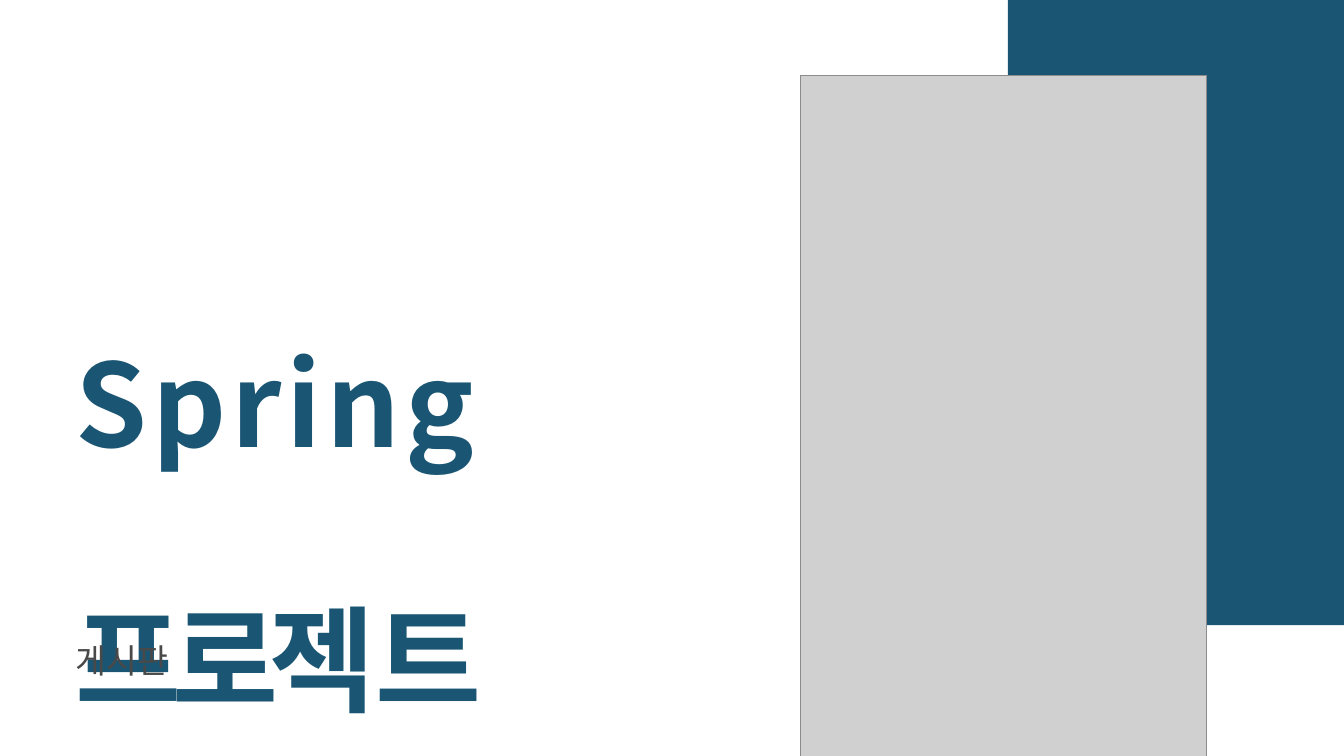
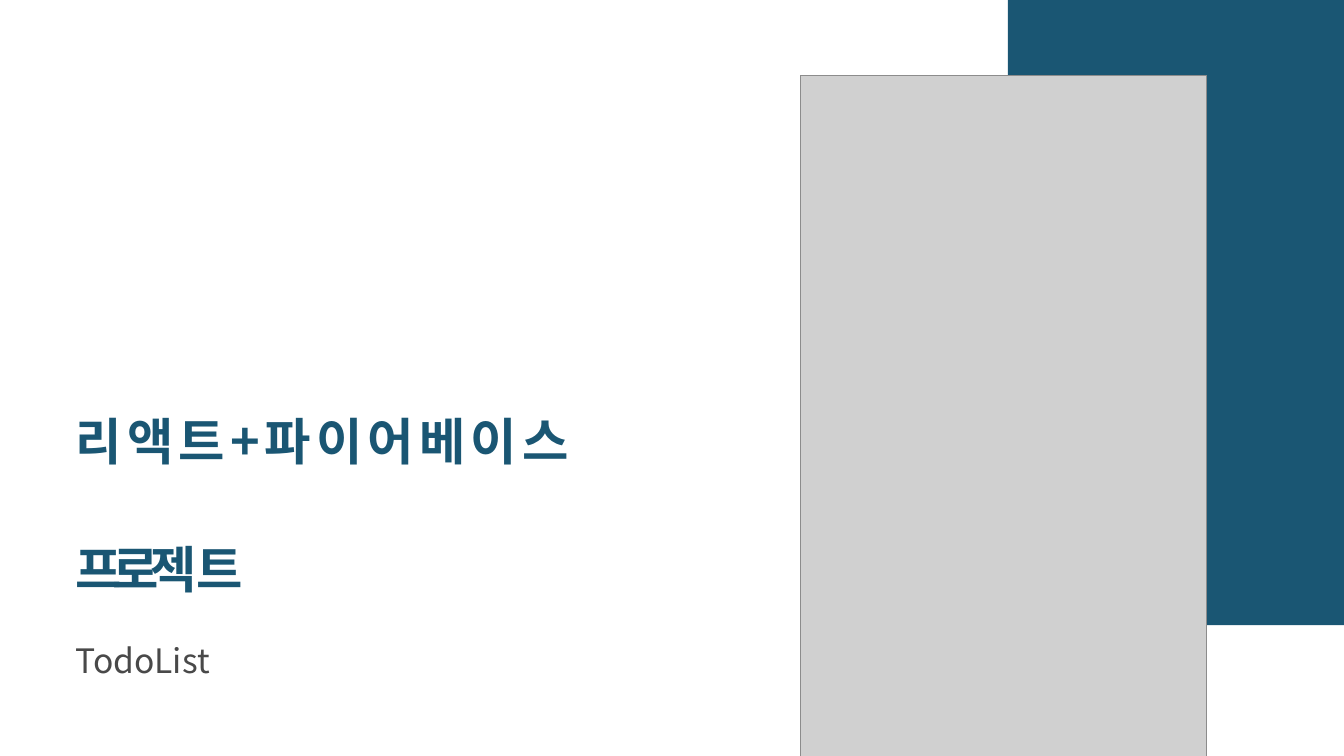
Before and after one commit to realsingeriu/FB9-todoList, a slide deck: slide 5 of 개발자 포트폴리오 - 배경태.pptx. Drawn at 1344x756 pixels with LibreOffice and Linux fonts; fonts in the diff are those of the drawing; grey boxes stand for pictures. Boxes give left, top, right and bottom in pixels: in the first picture for what was removed or moved away, otherwise in the second. Text is boxed around its words. In the diff, an @@ line names an element or a change of style, - is before the commit and + after.

```diff
--- a/개발자 포트폴리오 - 배경태.pptx
+++ b/개발자 포트폴리오 - 배경태.pptx
@@ text at [76,417,569,593]: text changed; size 123.5 to 54 pt @@
-Spring 프로젝트
+리액트+파이어베이스 프로젝트
@@ text at [76,646,210,674]: text changed @@
-게시판
+TodoList
```
Also in this commit, not shown: 7 other slides changed, 2 slides added, 25 slides removed, 5 other files.
